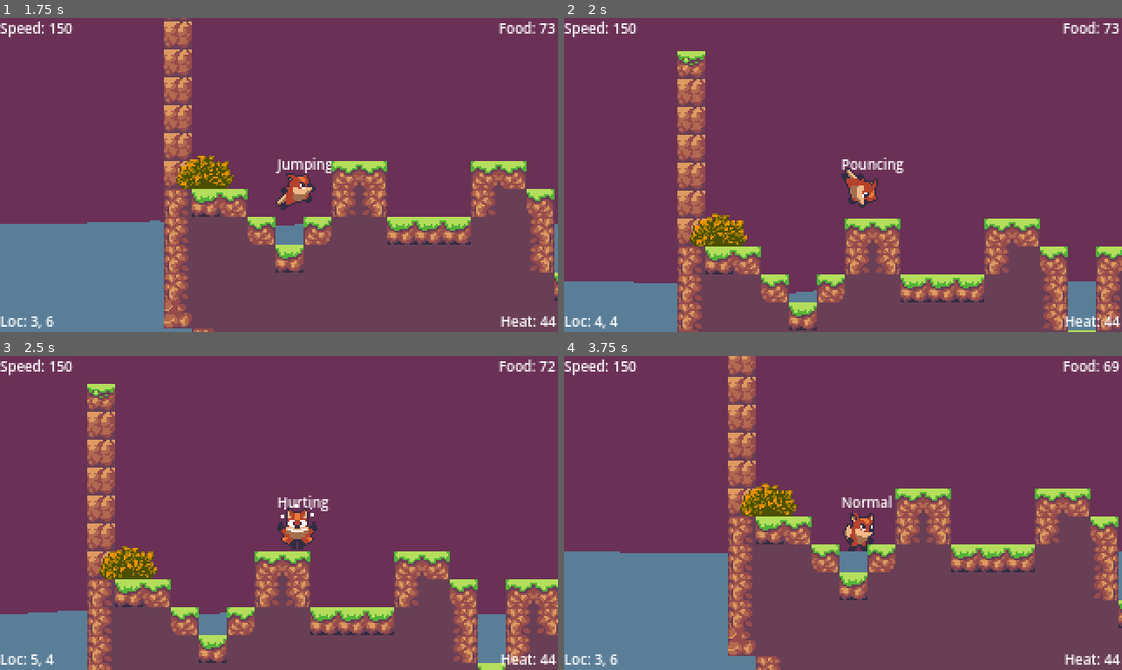
Above: before the commit, frames 1-4 (two rows, left to right).
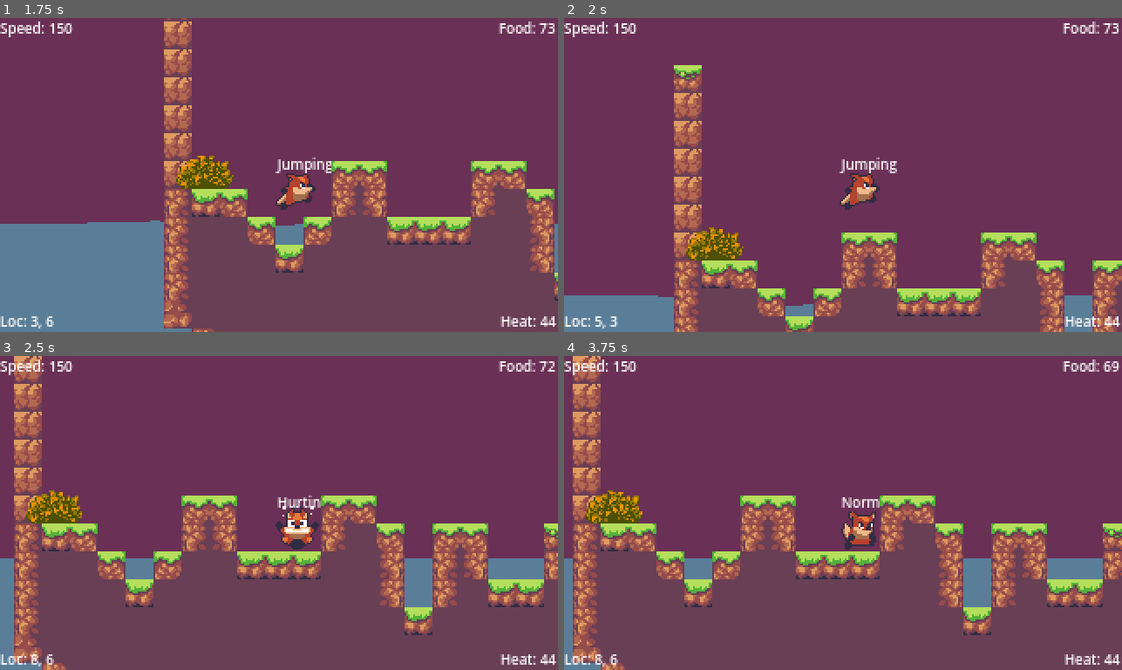
Above: after the commit, the same moments.

Repository: JP-Dhabolt/fox-in-a-firestorm
Game: Godot game, scene res://scenes/levels/Main.tscn
Two runs of this game, one before a commit and one after it. Both use one fixed random seed, a clock stepped at 60 frames per second and the inputs below. The engine's default icon, where the game draws it, is replaced by a stand-in: a white triangle on a blue panel in a dark square.
Inputs:
- Up to frame 1 (1.75 s): click "Test Level" at 0.5 s; hold D (move_right) from 1.28 s (still down); tap S (pounce, bound only after the commit) at 1.35 s; tap Space (jump) at 1.52, 1.55 s
- Up to frame 2 (2 s): keep holding D (move_right); tap Space (jump) at 1.82 s
- Up to frame 3 (2.5 s): keep holding D (move_right); tap Space (jump) at 2.1, 2.27 s; tap S (pounce, bound only after the commit) at 2.3 s
- Up to frame 4 (3.75 s): tap Space (jump) at 2.57, 3.05 s; release D (move_right) at 2.78 s; hold A (move_left) 2.78-3.53 s; tap S (pounce, bound only after the commit) at 2.85, 3.6 s; hold D (move_right) from 3.53 s (still down)

Frame 1 is identical in both runs. In frame 2, 16% of the frame differs, in the area x 0-100%, y 10-100%; in frame 3, 28%; in frame 4, 31%, in the area x 0-100%, y 0-100%.

Commit message:
Fix Jumping (#54)
* Add pounce action

Additionally fixed keybinds that were broken

* Fix jump animation

Diff:
--- a/game/project.godot
+++ b/game/project.godot
@@ -78,7 +78,7 @@
 "events": [Object(InputEventKey,"resource_local_to_scene":false,"resource_name":"","device":-1,"window_id":0,"alt_press …(191 unchanged characters)…
 , Object(InputEventKey,"resource_local_to_scene":false,"resource_name":"","device":-1,"window_id":0,"alt_pressed":false …(186 unchanged characters)…
 , Object(InputEventJoypadMotion,"resource_local_to_scene":false,"resource_name":"","device":0,"axis":0,"axis_value":-1.0,"script":null)
-, Object(InputEventJoypadButton,"resource_local_to_scene":false,"resource_name":"","device":0,"button_index":14,"pressure":0.0,"pressed":false,"script":null)
+, Object(InputEventJoypadButton,"resource_local_to_scene":false,"resource_name":"","device":0,"button_index":13,"pressure":0.0,"pressed":false,"script":null)
 ]
 }
 move_right={
@@ -86,7 +86,15 @@
 "events": [Object(InputEventKey,"resource_local_to_scene":false,"resource_name":"","device":-1,"window_id":0,"alt_press …(192 unchanged characters)…
 , Object(InputEventKey,"resource_local_to_scene":false,"resource_name":"","device":-1,"window_id":0,"alt_pressed":false …(186 unchanged characters)…
 , Object(InputEventJoypadMotion,"resource_local_to_scene":false,"resource_name":"","device":0,"axis":0,"axis_value":1.0,"script":null)
-, Object(InputEventJoypadButton,"resource_local_to_scene":false,"resource_name":"","device":0,"button_index":15,"pressure":0.0,"pressed":false,"script":null)
+, Object(InputEventJoypadButton,"resource_local_to_scene":false,"resource_name":"","device":-1,"button_index":14,"pressure":0.0,"pressed":false,"script":null)
+]
+}
+pounce={
+"deadzone": 0.5,
+"events": [Object(InputEventKey,"resource_local_to_scene":false,"resource_name":"","device":-1,"window_id":0,"alt_pressed":false,"shift_pressed":false,"ctrl_pressed":false,"meta_pressed":false,"pressed":false,"keycode":0,"physical_keycode":83,"key_label":0,"unicode":115,"location":0,"echo":false,"script":null)
+, Object(InputEventKey,"resource_local_to_scene":false,"resource_name":"","device":-1,"window_id":0,"alt_pressed":false,"shift_pressed":false,"ctrl_pressed":false,"meta_pressed":false,"pressed":false,"keycode":0,"physical_keycode":4194322,"key_label":0,"unicode":0,"location":0,"echo":false,"script":null)
+, Object(InputEventJoypadMotion,"resource_local_to_scene":false,"resource_name":"","device":-1,"axis":1,"axis_value":1.0,"script":null)
+, Object(InputEventJoypadButton,"resource_local_to_scene":false,"resource_name":"","device":-1,"button_index":12,"pressure":0.0,"pressed":false,"script":null)
 ]
 }
 
--- a/game/scenes/characters/Player/Player.tscn
+++ b/game/scenes/characters/Player/Player.tscn
@@ -25,6 +25,10 @@
 atlas = ExtResource("2_ljqyf")
 region = Rect2(33, 0, 33, 32)
 
+[sub_resource type="AtlasTexture" id="12"]
+atlas = ExtResource("5_pxfw4")
+region = Rect2(33, 0, 33, 32)
+
 [sub_resource type="AtlasTexture" id="21"]
 atlas = ExtResource("3_iif8v")
 region = Rect2(0, 0, 33, 32)
@@ -53,10 +57,6 @@
 atlas = ExtResource("5_pxfw4")
 region = Rect2(0, 0, 33, 32)
 
-[sub_resource type="AtlasTexture" id="12"]
-atlas = ExtResource("5_pxfw4")
-region = Rect2(33, 0, 33, 32)
-
 [sub_resource type="AtlasTexture" id="23"]
 atlas = ExtResource("6_x3iql")
 region = Rect2(33, 0, 33, 32)
@@ -100,6 +100,14 @@
 }, {
 "frames": [{
 "duration": 1.0,
+"texture": SubResource("12")
+}],
+"loop": true,
+"name": &"Fall",
+"speed": 5.0
+}, {
+"frames": [{
+"duration": 1.0,
 "texture": SubResource("21")
 }, {
 "duration": 1.0,
@@ -129,9 +137,6 @@
 "frames": [{
 "duration": 1.0,
 "texture": SubResource("11")
-}, {
-"duration": 1.0,
-"texture": SubResource("12")
 }],
 "loop": true,
 "name": &"Jump",
@@ -183,7 +188,7 @@
 [node name="AnimatedSprite2D" type="AnimatedSprite2D" parent="."]
 position = Vector2(10.5, 6)
 sprite_frames = SubResource("5")
-animation = &"Run"
+animation = &"Jump"
 
 [node name="CollisionShape2D" type="CollisionShape2D" parent="."]
 position = Vector2(9.875, 13)
--- a/game/scenes/characters/Player/States/Jumping.gd
+++ b/game/scenes/characters/Player/States/Jumping.gd
@@ -1,6 +1,9 @@
 extends PlayerState
 
 var jump_animation: String = "Jump"
+var fall_animation: String = "Fall"
+
+var is_rising: bool
 
 func _get_state_name() -> String:
 	return "Jumping"
@@ -8,10 +11,18 @@
 func enter(_previous_state: State) -> void:
 	state_machine.player.velocity.y = -state_machine.jump_force
 	state_machine.player.sprite.play(jump_animation)
+	is_rising = true
 
 func update_physics(_delta):
 	var player = state_machine.player
+
+	# Play the falling animation when moving down while jumping
+	if is_rising and player.velocity.y >= 0:
+		state_machine.player.sprite.play(fall_animation)
+		is_rising = false
+
 	if player.velocity.y >= 0 and player.is_on_floor():
 		state_machine.transition_to(state_machine.states.normal)
-	if Input.is_action_just_pressed("jump"):
+
+	if Input.is_action_just_pressed("pounce"):
 		state_machine.transition_to(state_machine.states.pouncing)
